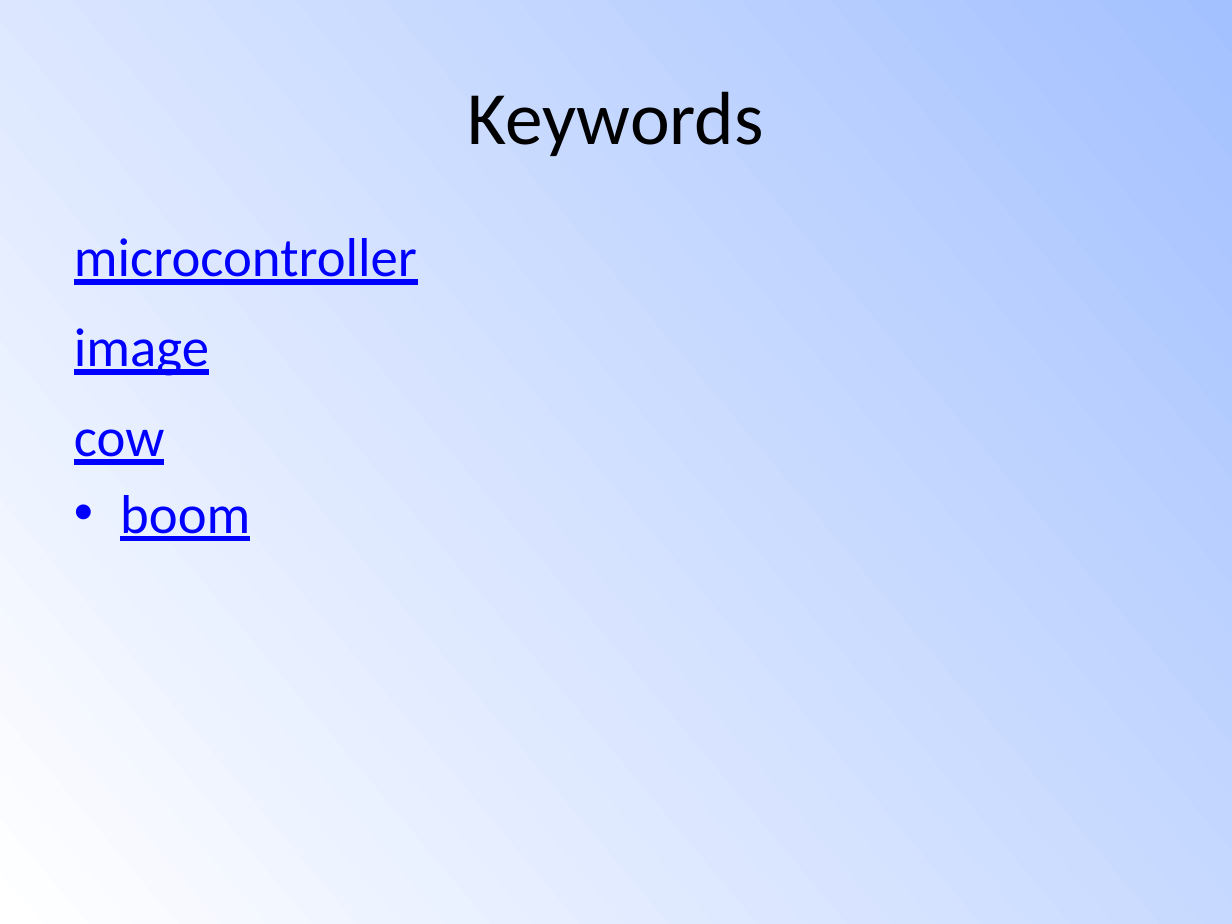
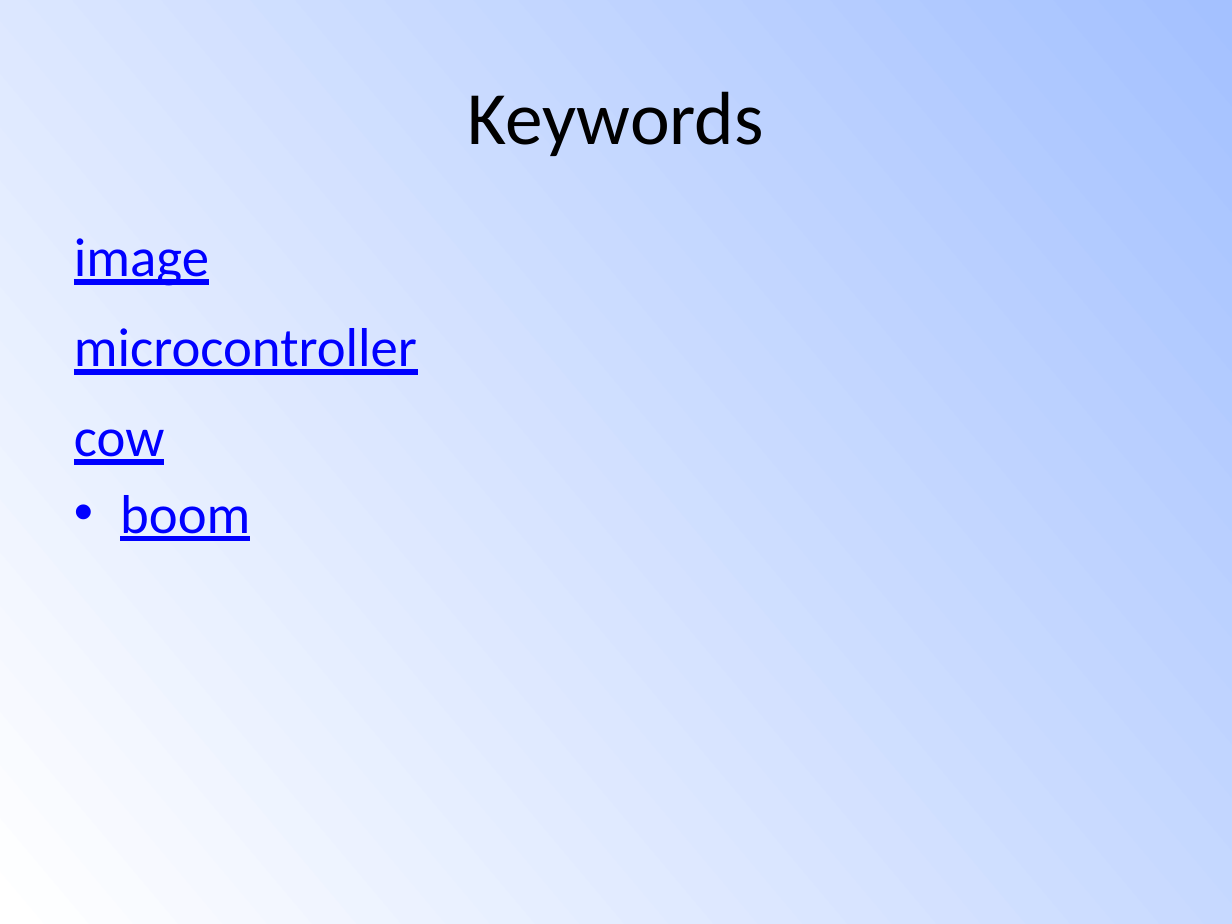
Before and after one commit to Siddhant-Ray/SlideEZ, a slide deck: slide 11 of testppt3.pptx (slide 3 before the commit). Drawn at 1232x924 pixels with LibreOffice and Linux fonts; fonts in the diff are those of the drawing. Boxes give left, top, right and bottom in pixels: in the first picture for what was removed or moved away, otherwise in the second. Text is boxed around its words. In the diff, an @@ line names an element or a change of style, - is before the commit and + after.

```diff
--- a/testppt3.pptx
+++ b/testppt3.pptx
@@ text at (74, 238, 417, 541): text changed @@
-• microcontroller
-  image
-  cow
-  boom
+• image
+  microcontroller
+  cow
+  boom
```
Also in this commit, not shown: 1 other slide changed, 19 slides added, 2 slides removed, 8 other files.
